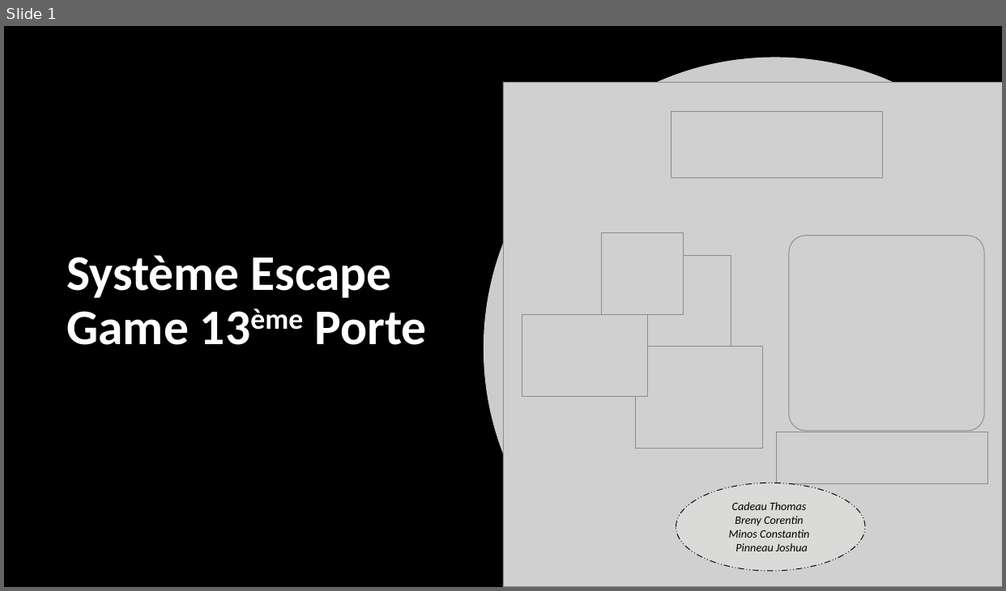
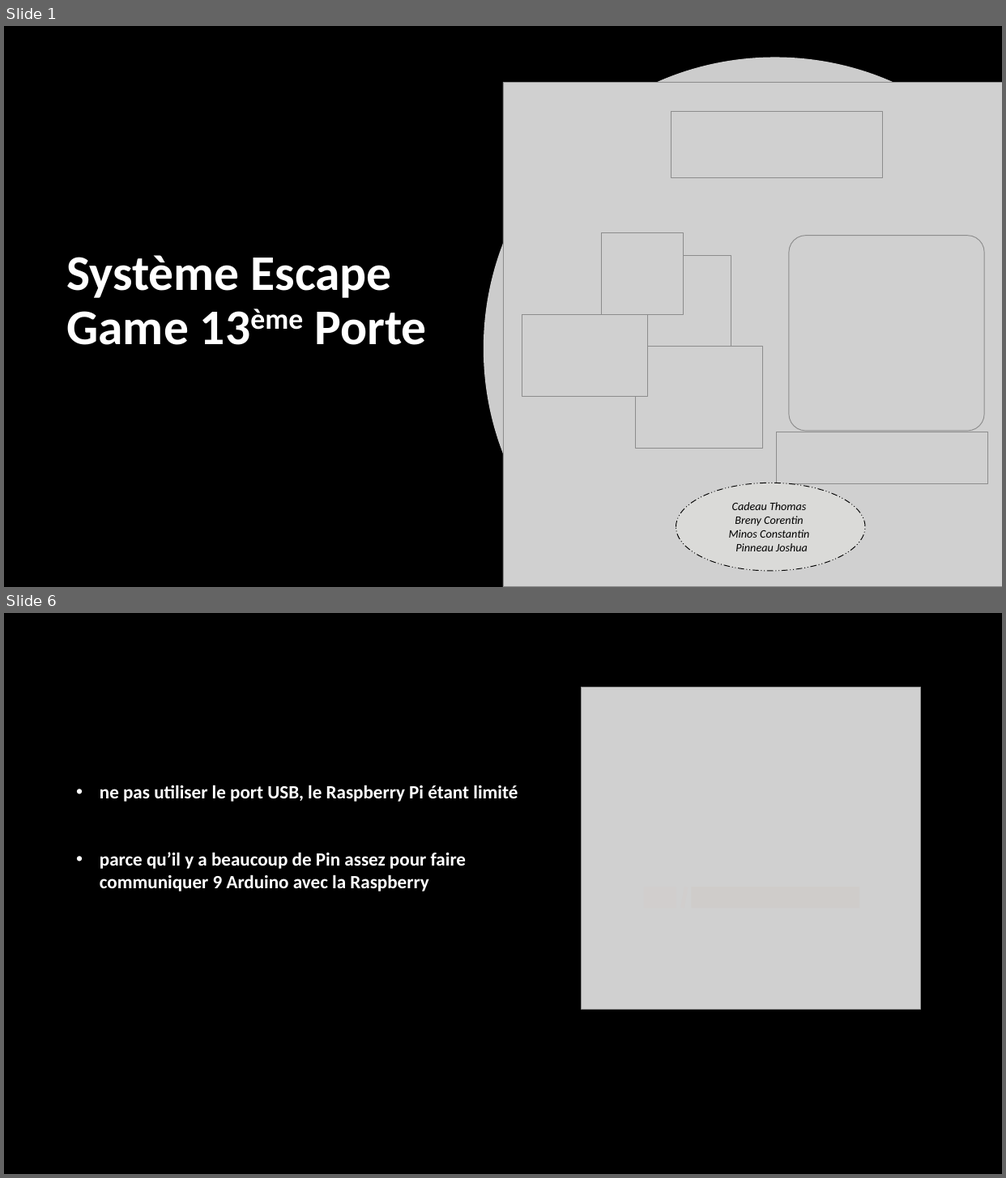
Before and after one commit to corentin-breny/Systeme_Escape_Game_13emePorte, a slide deck: Etudiants/Constantin/Constantin.MInos.RDPno1.pptx. Shown one above the other, each under a label of ours: slide 1 before the commit, slides 1 and 6 after it; the slides between them are not shown. The pictures are 1006x591 and 1006x1178 pixels, drawn with LibreOffice and Linux fonts; fonts in the diff are those of the drawing; grey boxes stand for pictures; background and template pictures are left out. Boxes give left, top, right and bottom in pixels: in the first picture for what was removed or moved away, otherwise in the second. Text is boxed around its words. In the diff, an @@ line names an element or a change of style, - is before the commit and + after.

```diff
--- a/Etudiants/Constantin/Constantin.MInos.RDPno1.pptx
+++ b/Etudiants/Constantin/Constantin.MInos.RDPno1.pptx
@@ slide 6 added at <box>4,613,1002,1174</box>, background picture (left out) @@
@@ rectangle added at <box>4,613,1002,1174</box>, fill #000000 @@
@@ picture added at <box>582,687,920,1009</box> @@
@@ text added at <box>100,785,518,892</box>, 18 pt, text #FFFFFF, bold @@
+• ne pas utiliser le port USB, le Raspberry Pi étant limité
+• parce qu’il y a beaucoup de Pin assez pour faire communiquer 9 Arduino avec la Raspberry
@@ rectangle added at <box>644,887,676,908</box>, fill #D1CECD @@
@@ rectangle added at <box>680,887,688,908</box>, fill #D1CECD @@
@@ rectangle added at <box>691,887,859,908</box>, fill #CFCCCA @@
```
Also in this commit, not shown: 6 other slides added, 1 slide removed, 2 other files.
